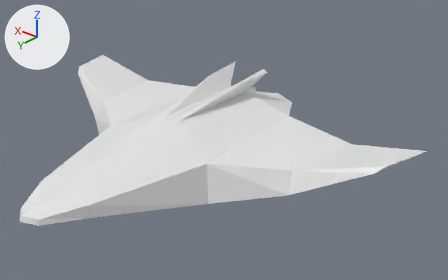
Two versions of the Blender file Canyon/CanyonContent/Models/ship.blend, one commit apart.
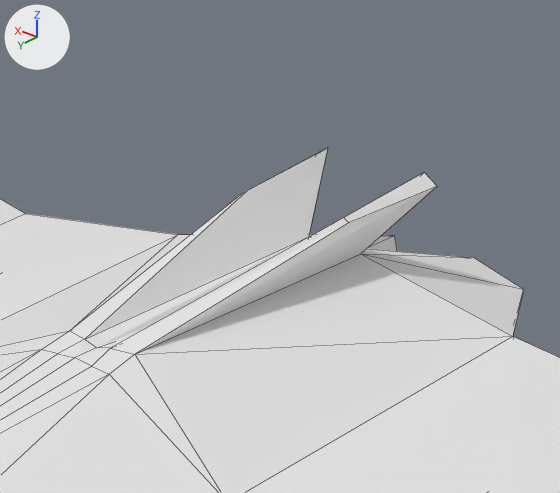
Old and new are each drawn whole from a camera (50 mm lens) standing at (-5.49, 5.97, 3.45) and looking at (-0.62, 0.26, -0.03) and again close up on the part from 31% to 68% of the width and 7% to 58% of the height. Arrows for +X, +Y and +Z are at upper left; the lights stay in place. The close-ups show mesh edges as thin lines.

The scene before the commit, as lines of its bpy script (objects in view):
```python
me_cube = bpy.data.meshes.new('Cube')
me_cube.from_pydata(...)  # 39 vertices, 39 faces; spans x -3.0..0.0, y -1.5..2.99, z -0.53..0.56
me_cube.materials.append(None)
ob_ship = bpy.data.objects.new('Ship', me_cube)
ob_ship.location = (0.0, 0.0, 0.0)
_m = ob_ship.modifiers.new('Mirror', 'MIRROR')
_m = ob_ship.modifiers.new('EdgeSplit', 'EDGE_SPLIT')
_m.split_angle = 0.0
```
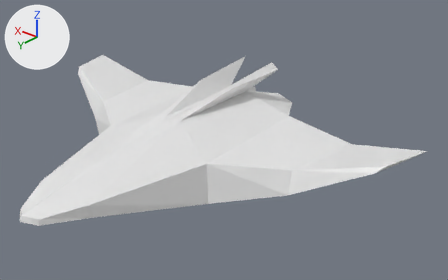
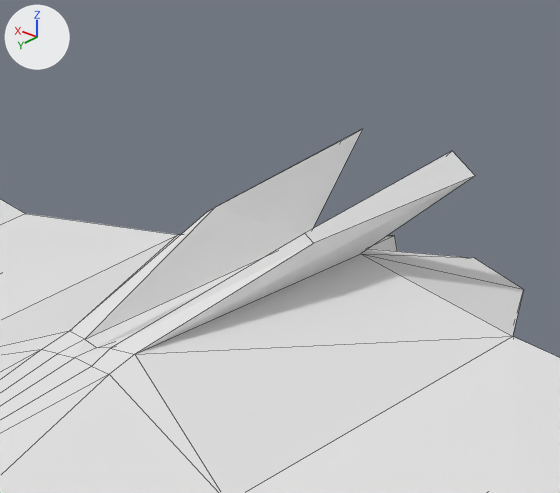
Patch to the scene script:
```diff
--- a/Canyon/CanyonContent/Models/ship.blend.py
+++ b/Canyon/CanyonContent/Models/ship.blend.py
@@ me_cube @@
 me_cube.from_pydata(...)  # 39 vertices, 39 faces; spans x -3.0..0.0, y -1.5..2.99, z -0.53..0.56
 # used by ob_ship; location = (0.0, 0.0, 0.0)
-me_cube.vertices[4].co = (-0.33, -1.05, 0.51)  # pixel (437, 186)
-me_cube.vertices[5].co = (-0.27, -1.05, 0.56)  # pixel (424, 172)
-me_cube.vertices[6].co = (-0.29, -0.52, 0.48)  # pixel (348, 222)
-me_cube.vertices[7].co = (-0.26, -0.52, 0.5)  # pixel (343, 217)
+# me_cube part 1
+me_cube.vertices[4].co = (-0.37, -1.28, 0.51)  # pixel (475, 175)
+me_cube.vertices[5].co = (-0.25, -1.28, 0.59)  # pixel (452, 150)
+me_cube.vertices[6].co = (-0.29, -0.29, 0.46)  # pixel (313, 243)
+me_cube.vertices[7].co = (-0.24, -0.29, 0.49)  # pixel (304, 233)
```

What differs and where, as boxes (x1, y1, x2, y2) in the close-ups (560 x 493 px; the box of a moved part takes in the faces that stretch with it):
'Ship', reshaped
    before: (0, 148, 560, 493)
    after: (0, 129, 560, 493)
part 1 of me_cube, moved or reshaped
    before: (70, 148, 437, 354)
    after: (70, 129, 475, 354)
